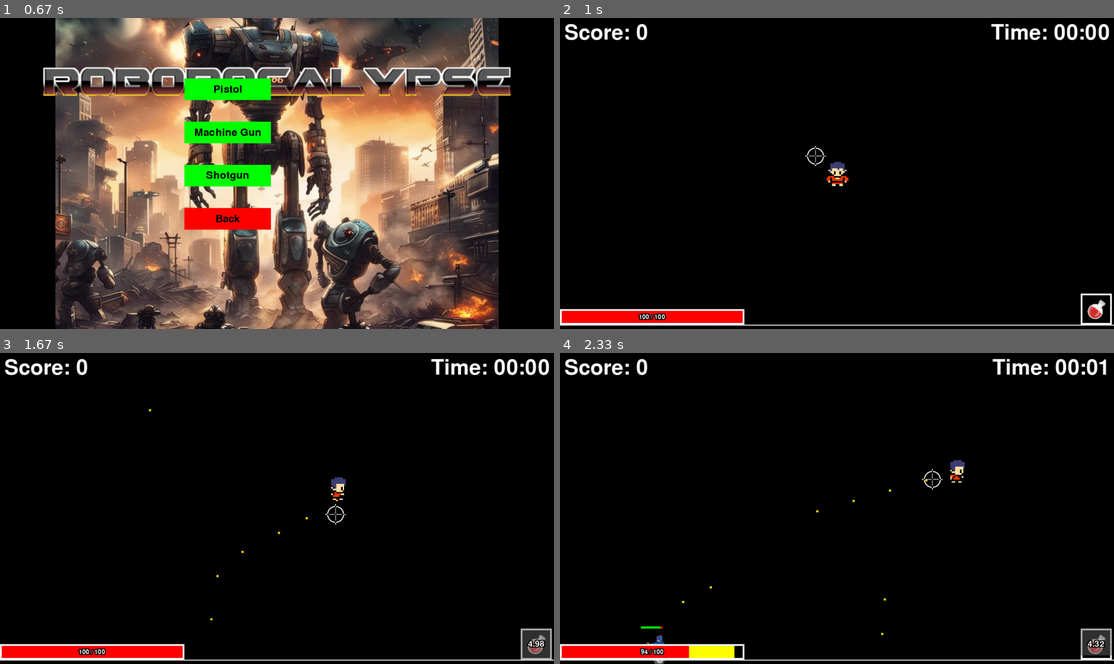
Above: before the commit, frames 1-4 (two rows, left to right).
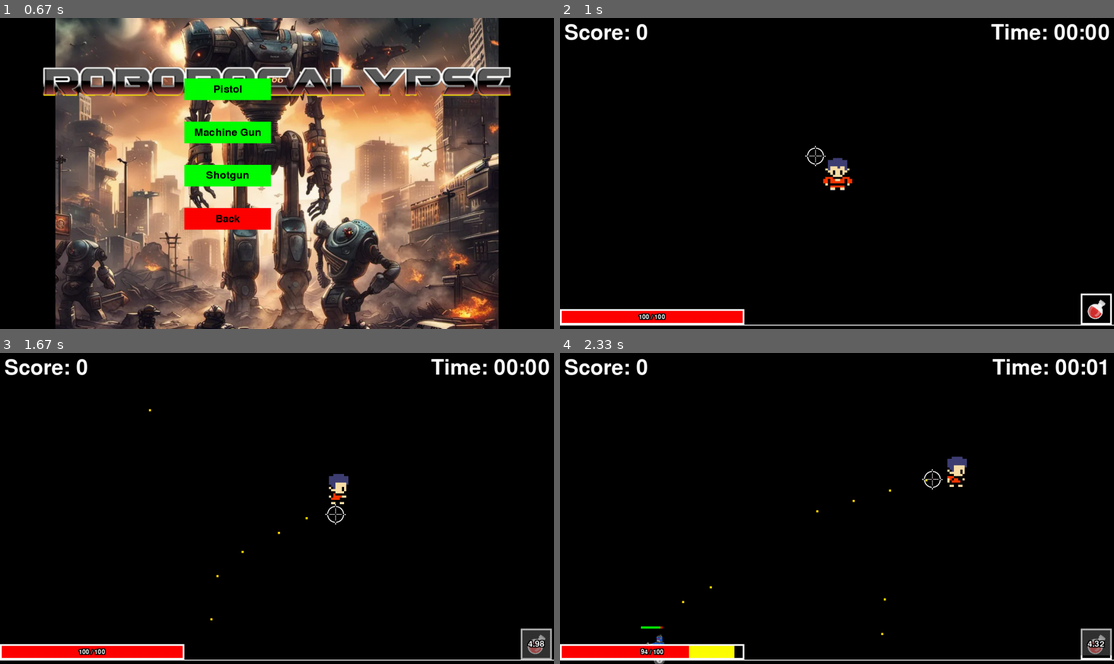
Above: after the commit, the same moments.

Repository: BeanSparrow/ChatGPT-Assisted-PyGame
Game: pygame game, started from main.py
Same seed, same stepped clock (60 frames per second), same inputs: the game is played once before the commit and once after it.
Inputs (mouse positions are in pixels of both pictures, inside the frame that each line leads up to):
- Up to frame 1 (0.67 s): click "Play Game" at 0.38 s
- Up to frame 2 (1 s): click "Machine Gun" at 0.72 s
- Up to frame 3 (1.67 s): hold D 1-1.47 s; move the mouse to (277, 530) at 1.03 s; hold W from 1.5 s (still down); move the mouse to (332, 576) at 1.53 s; tap 1 at 1.65 s
- Up to frame 4 (2.33 s): release W at 1.8 s; hold D 1.83-2.3 s; move the mouse to (665, 580) at 1.87 s; tap 2 at 1.98 s

Frame 1 is identical in both runs. In frame 2, 0.3% of the frame differs, in the area x 47-53%, y 44-56%; in frame 3, 0.2%; in frame 4, 0.2%.

Commit message:
Starting up development again

Diff:
--- a/modules/player.py
+++ b/modules/player.py
@@ -15,7 +15,7 @@
         self.modifiers = modifiers
 
         # Player Stats
-        self.size = 60
+        self.size = 80
         self.scrap_amount = 0
         self.max_health = 100 + self.modifiers.player_max_health
         self.current_health = 100
